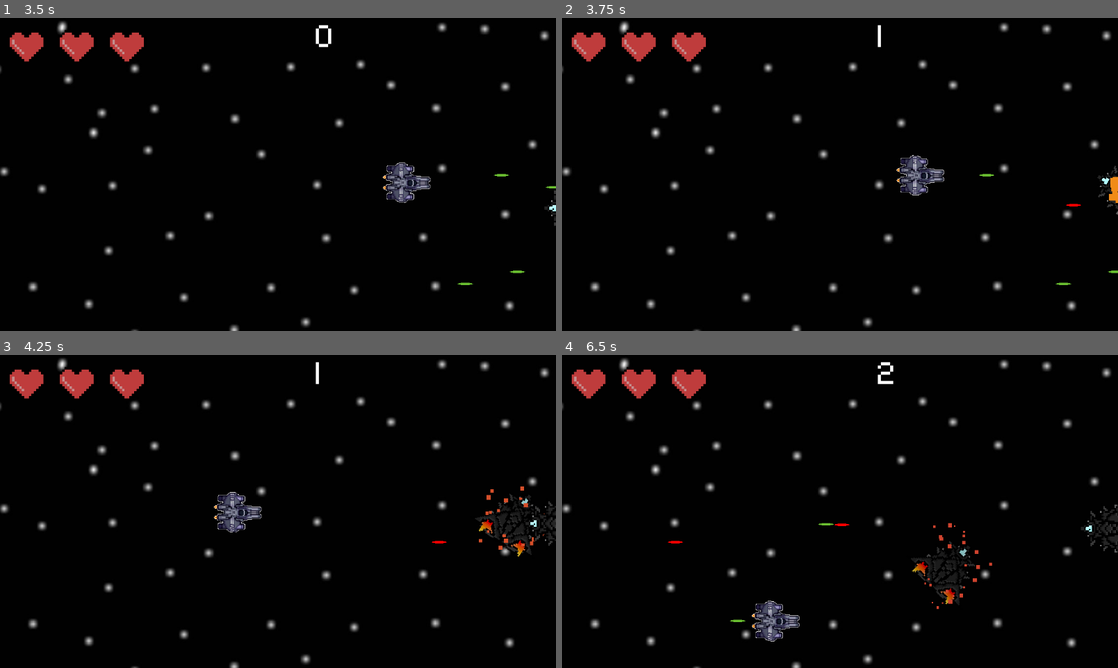
Above: before the commit, frames 1-4 (two rows, left to right).
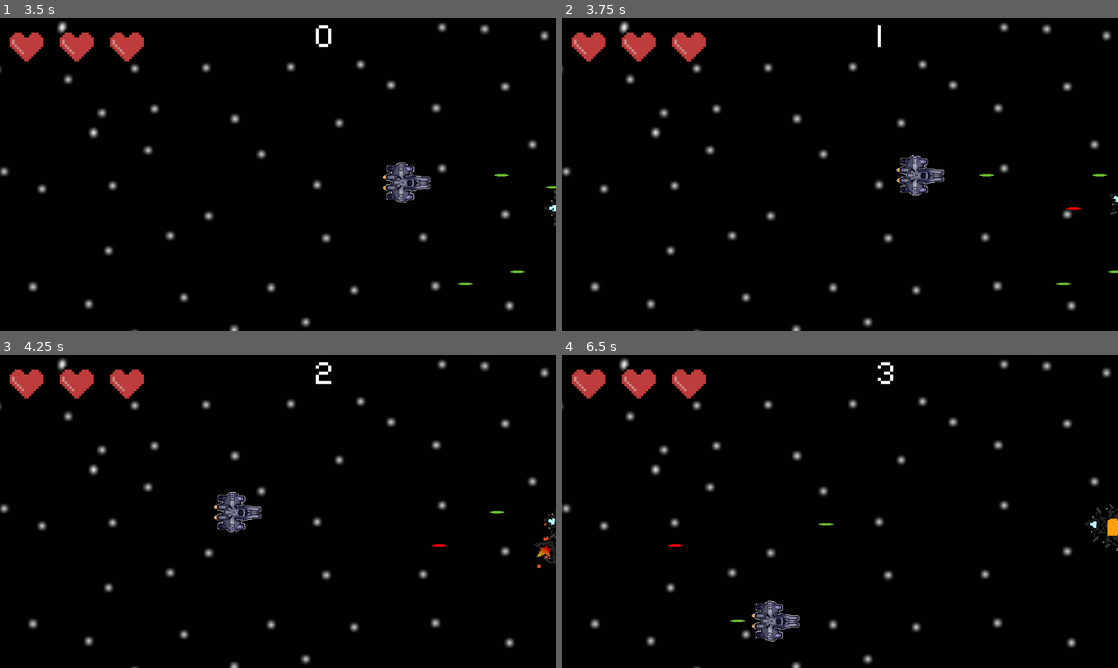
Above: after the commit, the same moments.

Repository: cofeek-codes/Space-Strike
Game: Godot game, scene res://scenes/main/game.tscn
Same seed, same stepped clock (60 frames per second), same inputs: the game is played once before the commit and once after it.
Inputs (mouse positions are in pixels of both pictures, inside the frame that each line leads up to):
- Up to frame 1 (3.5 s): tap Enter at 0.5 s; move the mouse to (400, 158) at 0.52 s; hold D (move_right) 0.53-1.28 s; click (400, 158) at 0.6 s; move the mouse to (166, 190) at 1.27 s; hold S (move_down) 1.28-2.03 s; click (166, 190) at 1.35 s; move the mouse to (333, 105) at 2.02 s; hold D (move_right) 2.03-2.78 s; click (333, 105) at 2.1 s; move the mouse to (250, 237) at 2.77 s; hold W (move_up) from 2.78 s (still down); click (250, 237) at 2.85 s
- Up to frame 2 (3.75 s): move the mouse to (1006, 221) at 3.52 s; release W (move_up) at 3.53 s; hold A (move_left) from 3.53 s (still down); click (1006, 221) at 3.6 s
- Up to frame 3 (4.25 s): keep holding A (move_left)
- Up to frame 4 (6.5 s): move the mouse to (673, 464) at 4.27 s; click (673, 464) at 4.35 s; move the mouse to (867, 511) at 5.02 s; release A (move_left) at 5.03 s; hold S (move_down) 5.03-5.78 s; click (867, 511) at 5.1 s; move the mouse to (756, 433) at 5.77 s; hold D (move_right) from 5.78 s (still down); click (756, 433) at 5.85 s

Frame 1 is identical in both runs. In frame 2, 0.3% of the frame differs, in the area x 90-100%, y 47-63%; in frame 3, 1.2%, in the area x 56-100%, y 2-69%; in frame 4, 1.1%.

Commit message:
fixed enemy movement after death

Diff:
--- a/scripts/enemies/basic_enemy.gd
+++ b/scripts/enemies/basic_enemy.gd
@@ -39,7 +39,8 @@
 
 # Called every frame. 'delta' is the elapsed time since the previous frame.
 func _physics_process(delta: float) -> void:
-	position = position.move_toward(player.global_position, speed * delta)
+	if animation_player.animation != 'die':
+		position = position.move_toward(player.global_position, speed * delta)
 
 
 
